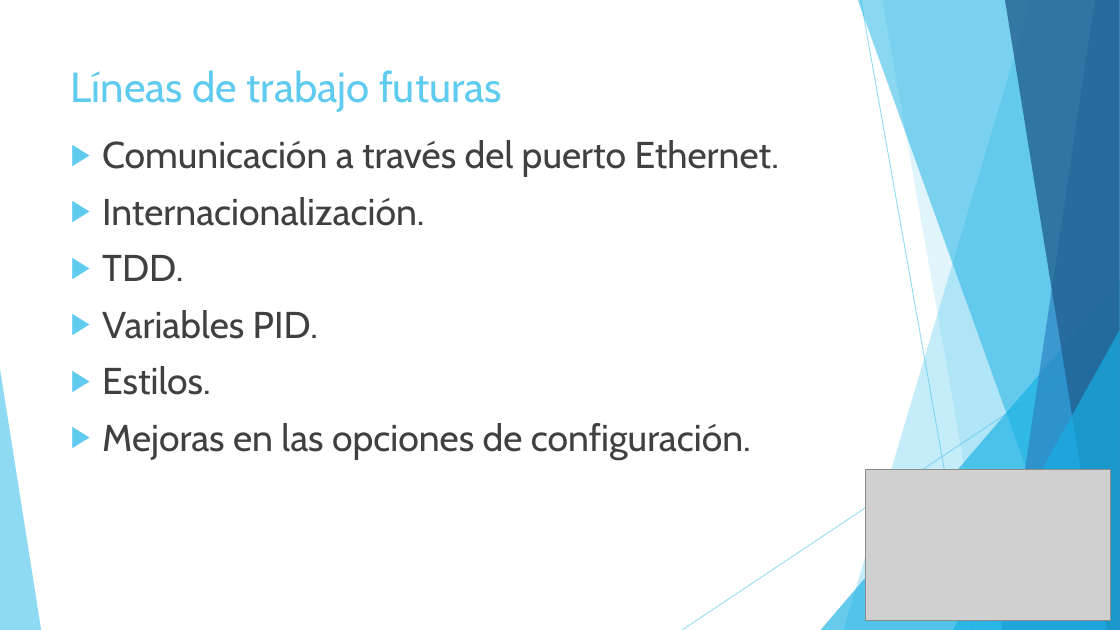
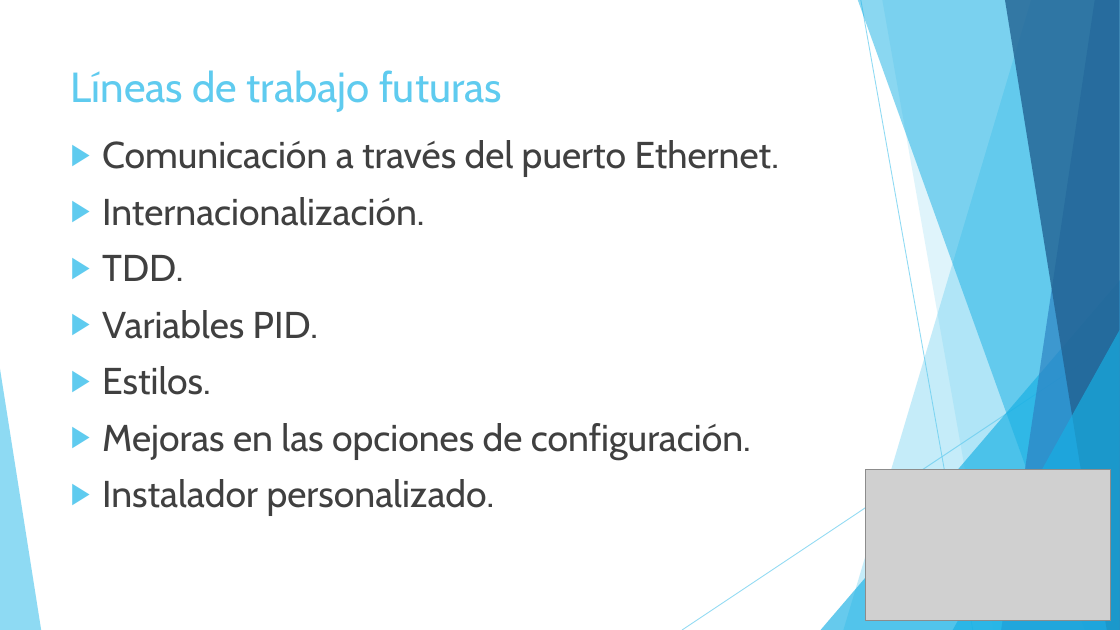
Before and after one commit to ica1006/TFG, a slide deck: slide 8 of Memoria/Presentación proyecto.pptx. Drawn at 1120x630 pixels with LibreOffice and Linux fonts; fonts in the diff are those of the drawing; grey boxes stand for pictures. Boxes give left, top, right and bottom in pixels: in the first picture for what was removed or moved away, otherwise in the second. Text is boxed around its words. In the diff, an @@ line names an element or a change of style, - is before the commit and + after.

```diff
--- a/Memoria/Presentación proyecto.pptx
+++ b/Memoria/Presentación proyecto.pptx
@@ text at (102, 479, 495, 516): paragraph added @@
+▶ Instalador personalizado.
```
Also in this commit, not shown: 7 other files.
